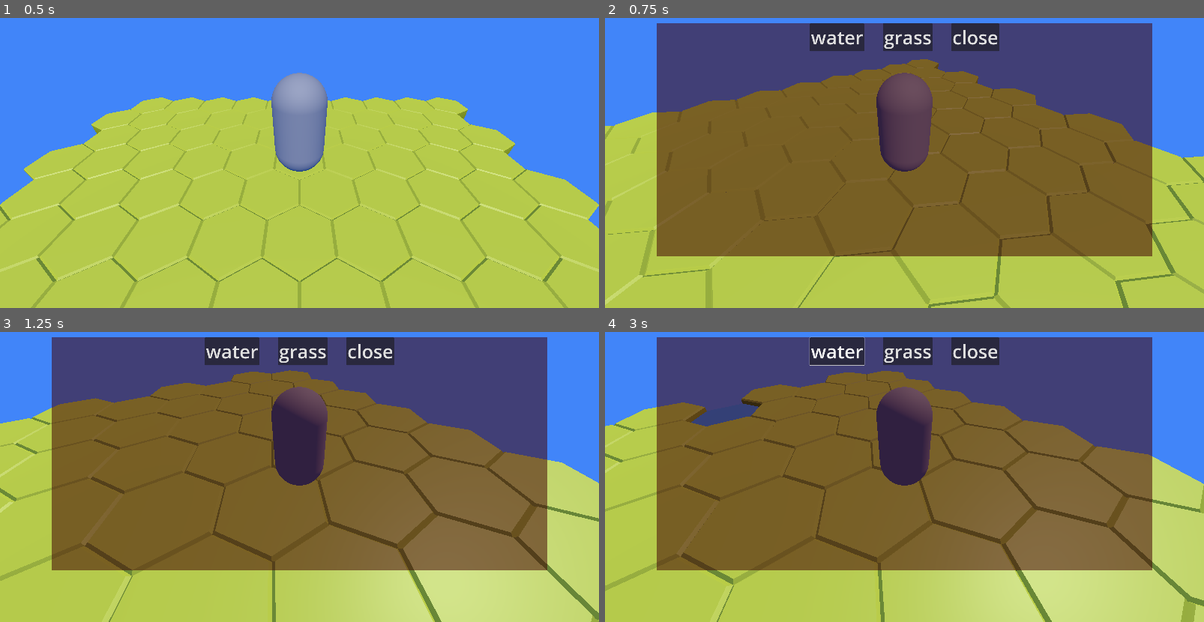
Above: before the commit, frames 1-4 (two rows, left to right).
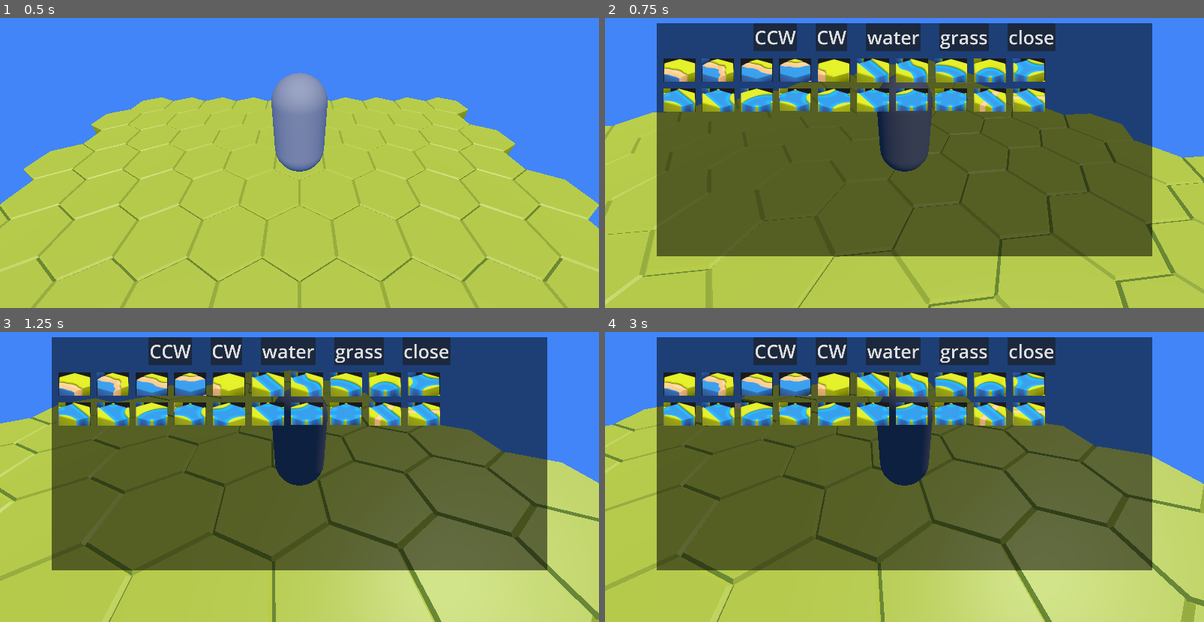
Above: after the commit, the same moments.

Repository: super-goose/hex-terrain
Game: Godot game, scene res://main.tscn
Same seed, same stepped clock (60 frames per second), same inputs: the game is played once before the commit and once after it.
Inputs (mouse positions are in pixels of both pictures, inside the frame that each line leads up to):
- Up to frame 1 (0.5 s): no input
- Up to frame 2 (0.75 s): tap Enter (ui_accept) at 0.5 s; move the mouse to (1036, 122) at 0.52 s; hold Right (ui_right) from 0.53 s (still down); click (1036, 122) at 0.67 s
- Up to frame 3 (1.25 s): keep holding Right (ui_right); tap Enter (ui_accept) at 0.77 s
- Up to frame 4 (3 s): release Right (ui_right) at 1.25 s; click (772, 352) at 1.25 s, where only the run after the commit has a clickable "CCW"; click (832, 352) at 2 s, where only the run after the commit has a clickable "CW"; click (676, 384) at 2.77 s

Frame 1 is identical in both runs. In frame 2, 65% of the frame differs, in the area x 8-92%, y 1-83%; in frame 3, 65%; in frame 4, 65%.

Commit message:
basic level editing

Diff:
--- a/menu.gd
+++ b/menu.gd
@@ -27,3 +27,104 @@
 
 func _on_close_button_pressed():
 	hide_tile_menu()
+
+
+func _on_coast_a_button_pressed():
+	if current_node:
+		current_node.set_type('coast_a')
+
+
+
+func _on_coast_b_button_pressed():
+	if current_node:
+		current_node.set_type('coast_b')
+
+
+
+func _on_coast_c_button_pressed():
+	if current_node:
+		current_node.set_type('coast_c')
+
+
+
+func _on_coast_d_button_pressed():
+	if current_node:
+		current_node.set_type('coast_d')
+
+
+
+func _on_coast_e_button_pressed():
+	if current_node:
+		current_node.set_type('coast_e')
+
+
+
+func _on_river_a_button_pressed():
+	if current_node:
+		current_node.set_type('river_a')
+
+func _on_river_a_curvy_button_pressed():
+	if current_node:
+		current_node.set_type('river_a_curvy')
+
+func _on_river_b_button_pressed():
+	if current_node:
+		current_node.set_type('river_b')
+
+func _on_river_c_button_pressed():
+	if current_node:
+		current_node.set_type('river_c')
+
+func _on_river_d_button_pressed():
+	if current_node:
+		current_node.set_type('river_d')
+
+func _on_river_e_button_pressed():
+	if current_node:
+		current_node.set_type('river_e')
+
+func _on_river_f_button_pressed():
+	if current_node:
+		current_node.set_type('river_f')
+
+func _on_river_g_button_pressed():
+	if current_node:
+		current_node.set_type('river_g')
+
+func _on_river_h_button_pressed():
+	if current_node:
+		current_node.set_type('river_h')
+
+func _on_river_i_button_pressed():
+	if current_node:
+		current_node.set_type('river_i')
+
+func _on_river_j_button_pressed():
+	if current_node:
+		current_node.set_type('river_j')
+
+func _on_river_k_button_pressed():
+	if current_node:
+		current_node.set_type('river_k')
+
+func _on_river_l_button_pressed():
+	if current_node:
+		current_node.set_type('river_l')
+
+func _on_river_crossing_a_button_pressed():
+	if current_node:
+		current_node.set_type('river_crossing_a')
+
+func _on_river_crossing_b_button_pressed():
+	if current_node:
+		current_node.set_type('river_crossing_b')
+
+
+func _on_ccw_button_pressed():
+	if current_node:
+		current_node.rotate_tile('ccw')
+
+
+func _on_cw_button_pressed():
+	if current_node:
+		current_node.rotate_tile('cw')
--- a/menu.tscn
+++ b/menu.tscn
@@ -1,6 +1,26 @@
-[gd_scene load_steps=2 format=3 uid="uid://bfrkmjolspayk"]
+[gd_scene load_steps=22 format=3 uid="uid://bfrkmjolspayk"]
 
 [ext_resource type="Script" path="res://menu.gd" id="1_pntae"]
+[ext_resource type="Texture2D" uid="uid://cvnlm07msts85" path="res://assets/images/tile-coast-a.png" id="2_kbh7b"]
+[ext_resource type="Texture2D" uid="uid://bsm8pdugjjmwf" path="res://assets/images/tile-coast-b.png" id="3_852xo"]
+[ext_resource type="Texture2D" uid="uid://bvt5ngfmrttg4" path="res://assets/images/tile-coast-c.png" id="4_7x47c"]
+[ext_resource type="Texture2D" uid="uid://6bkm6pfiwl34" path="res://assets/images/tile-coast-d.png" id="5_3eldx"]
+[ext_resource type="Texture2D" uid="uid://cyeu4ahhbq0gk" path="res://assets/images/tile-coast-e.png" id="6_eh88e"]
+[ext_resource type="Texture2D" uid="uid://cli1bvkpfqjil" path="res://assets/images/tile-river-a.png" id="7_7sa0s"]
+[ext_resource type="Texture2D" uid="uid://cudx4dq4f3ogk" path="res://assets/images/tile-river-a-curvy.png" id="8_5861s"]
+[ext_resource type="Texture2D" uid="uid://bpoe2addmp3jv" path="res://assets/images/tile-river-b.png" id="9_ksrqa"]
+[ext_resource type="Texture2D" uid="uid://cjhil0b04ti3k" path="res://assets/images/tile-river-c.png" id="10_4xaqo"]
+[ext_resource type="Texture2D" uid="uid://kvpbh8qk03sk" path="res://assets/images/tile-river-d.png" id="11_kw3yv"]
+[ext_resource type="Texture2D" uid="uid://cae2aidnrgyrr" path="res://assets/images/tile-river-e.png" id="12_4wecp"]
+[ext_resource type="Texture2D" uid="uid://cs1wsos20m7o6" path="res://assets/images/tile-river-f.png" id="13_oeimf"]
+[ext_resource type="Texture2D" uid="uid://c712g7wcjicsk" path="res://assets/images/tile-river-g.png" id="14_acvog"]
+[ext_resource type="Texture2D" uid="uid://bpvwir3t8yyxb" path="res://assets/images/tile-river-h.png" id="15_50634"]
+[ext_resource type="Texture2D" uid="uid://c6fvsvua3up7l" path="res://assets/images/tile-river-i.png" id="16_0ofn5"]
+[ext_resource type="Texture2D" uid="uid://ba7oph78ol5bo" path="res://assets/images/tile-river-j.png" id="17_n810f"]
+[ext_resource type="Texture2D" uid="uid://n5kqlqtr7tey" path="res://assets/images/tile-river-k.png" id="18_ewp7a"]
+[ext_resource type="Texture2D" uid="uid://dxj76a2652if" path="res://assets/images/tile-river-l.png" id="19_x8sg1"]
+[ext_resource type="Texture2D" uid="uid://bu3xgwt7oydh1" path="res://assets/images/tile-river-crossing-a.png" id="20_d6ti7"]
+[ext_resource type="Texture2D" uid="uid://qa6t7iq1vdou" path="res://assets/images/tile-river-crossing-b.png" id="21_881wi"]
 
 [node name="Menu" type="Control"]
 layout_mode = 3
@@ -25,7 +45,7 @@
 
 [node name="ColorRect" type="ColorRect" parent="MarginContainer"]
 layout_mode = 2
-color = Color(0.25176, 0, 0.0069823, 0.529412)
+color = Color(0, 0, 0, 0.529412)
 
 [node name="VBoxContainer" type="VBoxContainer" parent="MarginContainer"]
 layout_mode = 2
@@ -36,6 +56,16 @@
 size_flags_vertical = 0
 theme_override_constants/separation = 72
 
+[node name="CCWButton" type="Button" parent="MarginContainer/VBoxContainer/HBoxContainer"]
+layout_mode = 2
+theme_override_font_sizes/font_size = 72
+text = "CCW"
+
+[node name="CWButton" type="Button" parent="MarginContainer/VBoxContainer/HBoxContainer"]
+layout_mode = 2
+theme_override_font_sizes/font_size = 72
+text = "CW"
+
 [node name="WaterButton" type="Button" parent="MarginContainer/VBoxContainer/HBoxContainer"]
 layout_mode = 2
 theme_override_font_sizes/font_size = 72
@@ -53,9 +83,121 @@
 text = "close
 "
 
-[node name="GridContainer" type="GridContainer" parent="MarginContainer/VBoxContainer"]
-layout_mode = 2
-
+[node name="MarginContainer" type="MarginContainer" parent="MarginContainer/VBoxContainer"]
+layout_mode = 2
+theme_override_constants/margin_left = 24
+theme_override_constants/margin_top = 24
+theme_override_constants/margin_right = 24
+theme_override_constants/margin_bottom = 24
+
+[node name="GridContainer" type="GridContainer" parent="MarginContainer/VBoxContainer/MarginContainer"]
+layout_mode = 2
+theme_override_constants/h_separation = 24
+theme_override_constants/v_separation = 24
+columns = 10
+
+[node name="CoastAButton" type="TextureButton" parent="MarginContainer/VBoxContainer/MarginContainer/GridContainer"]
+layout_mode = 2
+texture_normal = ExtResource("2_kbh7b")
+
+[node name="CoastBButton" type="TextureButton" parent="MarginContainer/VBoxContainer/MarginContainer/GridContainer"]
+layout_mode = 2
+texture_normal = ExtResource("3_852xo")
+
+[node name="CoastCButton" type="TextureButton" parent="MarginContainer/VBoxContainer/MarginContainer/GridContainer"]
+layout_mode = 2
+texture_normal = ExtResource("4_7x47c")
+
+[node name="CoastDButton" type="TextureButton" parent="MarginContainer/VBoxContainer/MarginContainer/GridContainer"]
+layout_mode = 2
+texture_normal = ExtResource("5_3eldx")
+
+[node name="CoastEButton" type="TextureButton" parent="MarginContainer/VBoxContainer/MarginContainer/GridContainer"]
+layout_mode = 2
+texture_normal = ExtResource("6_eh88e")
+
+[node name="RiverAButton" type="TextureButton" parent="MarginContainer/VBoxContainer/MarginContainer/GridContainer"]
+layout_mode = 2
+texture_normal = ExtResource("7_7sa0s")
+
+[node name="RiverACurvyButton" type="TextureButton" parent="MarginContainer/VBoxContainer/MarginContainer/GridContainer"]
+layout_mode = 2
+texture_normal = ExtResource("8_5861s")
+
+[node name="RiverBButton" type="TextureButton" parent="MarginContainer/VBoxContainer/MarginContainer/GridContainer"]
+layout_mode = 2
+texture_normal = ExtResource("9_ksrqa")
+
+[node name="RiverCButton" type="TextureButton" parent="MarginContainer/VBoxContainer/MarginContainer/GridContainer"]
+layout_mode = 2
+texture_normal = ExtResource("10_4xaqo")
+
+[node name="RiverDButton" type="TextureButton" parent="MarginContainer/VBoxContainer/MarginContainer/GridContainer"]
+layout_mode = 2
+texture_normal = ExtResource("11_kw3yv")
+
+[node name="RiverEButton" type="TextureButton" parent="MarginContainer/VBoxContainer/MarginContainer/GridContainer"]
+layout_mode = 2
+texture_normal = ExtResource("12_4wecp")
+
+[node name="RiverFButton" type="TextureButton" parent="MarginContainer/VBoxContainer/MarginContainer/GridContainer"]
+layout_mode = 2
+texture_normal = ExtResource("13_oeimf")
+
+[node name="RiverGButton" type="TextureButton" parent="MarginContainer/VBoxContainer/MarginContainer/GridContainer"]
+layout_mode = 2
+texture_normal = ExtResource("14_acvog")
+
+[node name="RiverHButton" type="TextureButton" parent="MarginContainer/VBoxContainer/MarginContainer/GridContainer"]
+layout_mode = 2
+texture_normal = ExtResource("15_50634")
+
+[node name="RiverIButton" type="TextureButton" parent="MarginContainer/VBoxContainer/MarginContainer/GridContainer"]
+layout_mode = 2
+texture_normal = ExtResource("16_0ofn5")
+
+[node name="RiverJButton" type="TextureButton" parent="MarginContainer/VBoxContainer/MarginContainer/GridContainer"]
+layout_mode = 2
+texture_normal = ExtResource("17_n810f")
+
+[node name="RiverKButton" type="TextureButton" parent="MarginContainer/VBoxContainer/MarginContainer/GridContainer"]
+layout_mode = 2
+texture_normal = ExtResource("18_ewp7a")
+
+[node name="RiverLButton" type="TextureButton" parent="MarginContainer/VBoxContainer/MarginContainer/GridContainer"]
+layout_mode = 2
+texture_normal = ExtResource("19_x8sg1")
+
+[node name="RiverCrossingAButton" type="TextureButton" parent="MarginContainer/VBoxContainer/MarginContainer/GridContainer"]
+layout_mode = 2
+texture_normal = ExtResource("20_d6ti7")
+
+[node name="RiverCrossingBButton" type="TextureButton" parent="MarginContainer/VBoxContainer/MarginContainer/GridContainer"]
+layout_mode = 2
+texture_normal = ExtResource("21_881wi")
+
+[connection signal="pressed" from="MarginContainer/VBoxContainer/HBoxContainer/CCWButton" to="." method="_on_ccw_button_pressed"]
+[connection signal="pressed" from="MarginContainer/VBoxContainer/HBoxContainer/CWButton" to="." method="_on_cw_button_pressed"]
 [connection signal="pressed" from="MarginContainer/VBoxContainer/HBoxContainer/WaterButton" to="." method="_on_water_button_pressed"]
 [connection signal="pressed" from="MarginContainer/VBoxContainer/HBoxContainer/GrassButton" to="." method="_on_grass_button_pressed"]
 [connection signal="pressed" from="MarginContainer/VBoxContainer/HBoxContainer/CloseButton" to="." method="_on_close_button_pressed"]
+[connection signal="pressed" from="MarginContainer/VBoxContainer/MarginContainer/GridContainer/CoastAButton" to="." method="_on_coast_a_button_pressed"]
+[connection signal="pressed" from="MarginContainer/VBoxContainer/MarginContainer/GridContainer/CoastBButton" to="." method="_on_coast_b_button_pressed"]
+[connection signal="pressed" from="MarginContainer/VBoxContainer/MarginContainer/GridContainer/CoastCButton" to="." method="_on_coast_c_button_pressed"]
+[connection signal="pressed" from="MarginContainer/VBoxContainer/MarginContainer/GridContainer/CoastDButton" to="." method="_on_coast_d_button_pressed"]
+[connection signal="pressed" from="MarginContainer/VBoxContainer/MarginContainer/GridContainer/CoastEButton" to="." method="_on_coast_e_button_pressed"]
+[connection signal="pressed" from="MarginContainer/VBoxContainer/MarginContainer/GridContainer/RiverAButton" to="." method="_on_river_a_button_pressed"]
+[connection signal="pressed" from="MarginContainer/VBoxContainer/MarginContainer/GridContainer/RiverACurvyButton" to="." method="_on_river_a_curvy_button_pressed"]
+[connection signal="pressed" from="MarginContainer/VBoxContainer/MarginContainer/GridContainer/RiverBButton" to="." method="_on_river_b_button_pressed"]
+[connection signal="pressed" from="MarginContainer/VBoxContainer/MarginContainer/GridContainer/RiverCButton" to="." method="_on_river_c_button_pressed"]
+[connection signal="pressed" from="MarginContainer/VBoxContainer/MarginContainer/GridContainer/RiverDButton" to="." method="_on_river_d_button_pressed"]
+[connection signal="pressed" from="MarginContainer/VBoxContainer/MarginContainer/GridContainer/RiverEButton" to="." method="_on_river_e_button_pressed"]
+[connection signal="pressed" from="MarginContainer/VBoxContainer/MarginContainer/GridContainer/RiverFButton" to="." method="_on_river_f_button_pressed"]
+[connection signal="pressed" from="MarginContainer/VBoxContainer/MarginContainer/GridContainer/RiverGButton" to="." method="_on_river_g_button_pressed"]
+[connection signal="pressed" from="MarginContainer/VBoxContainer/MarginContainer/GridContainer/RiverHButton" to="." method="_on_river_h_button_pressed"]
+[connection signal="pressed" from="MarginContainer/VBoxContainer/MarginContainer/GridContainer/RiverIButton" to="." method="_on_river_i_button_pressed"]
+[connection signal="pressed" from="MarginContainer/VBoxContainer/MarginContainer/GridContainer/RiverJButton" to="." method="_on_river_j_button_pressed"]
+[connection signal="pressed" from="MarginContainer/VBoxContainer/MarginContainer/GridContainer/RiverKButton" to="." method="_on_river_k_button_pressed"]
+[connection signal="pressed" from="MarginContainer/VBoxContainer/MarginContainer/GridContainer/RiverLButton" to="." method="_on_river_l_button_pressed"]
+[connection signal="pressed" from="MarginContainer/VBoxContainer/MarginContainer/GridContainer/RiverCrossingAButton" to="." method="_on_river_crossing_a_button_pressed"]
+[connection signal="pressed" from="MarginContainer/VBoxContainer/MarginContainer/GridContainer/RiverCrossingBButton" to="." method="_on_river_crossing_b_button_pressed"]
--- a/project.godot
+++ b/project.godot
@@ -34,4 +34,6 @@
 
 [rendering]
 
+renderer/rendering_method="mobile"
+textures/vram_compression/import_etc2_astc=true
 environment/defaults/default_clear_color=Color(0.25521, 0.521641, 0.975704, 1)
--- a/tile.gd
+++ b/tile.gd
@@ -13,6 +13,21 @@
 var HexCoastD = load("res://assets/land/coast/hex_coast_D.gltf") # water at position 1, 2, 3, 4
 var HexCoastE = load("res://assets/land/coast/hex_coast_E.gltf") # no water, but coast at 3.5
 
+var HexRiverA = load("res://assets/land/rivers/hex_river_A.gltf")
+var HexRiverACurvy = load("res://assets/land/rivers/hex_river_A_curvy.gltf")
+var HexRiverB = load("res://assets/land/rivers/hex_river_B.gltf")
+var HexRiverC = load("res://assets/land/rivers/hex_river_C.gltf")
+var HexRiverD = load("res://assets/land/rivers/hex_river_D.gltf")
+var HexRiverE = load("res://assets/land/rivers/hex_river_E.gltf")
+var HexRiverF = load("res://assets/land/rivers/hex_river_F.gltf")
+var HexRiverG = load("res://assets/land/rivers/hex_river_G.gltf")
+var HexRiverH = load("res://assets/land/rivers/hex_river_H.gltf")
+var HexRiverI = load("res://assets/land/rivers/hex_river_I.gltf")
+var HexRiverJ = load("res://assets/land/rivers/hex_river_J.gltf")
+var HexRiverK = load("res://assets/land/rivers/hex_river_K.gltf")
+var HexRiverL = load("res://assets/land/rivers/hex_river_L.gltf")
+var HexRiverCrossingA = load("res://assets/land/rivers/hex_river_crossing_A.gltf")
+var HexRiverCrossingB = load("res://assets/land/rivers/hex_river_crossing_B.gltf")
 
 func _ready():
 	set_mesh()
@@ -37,6 +52,12 @@
 func set_get_neighbors(callback: Callable):
 	get_neighbors = callback
 
+func rotate_tile(d):
+	if d == 'ccw':
+		rotate_y(PI / 3)
+	elif d == 'cw':
+		rotate_y(-PI / 3)
+
 func set_mesh():
 	for child in $MeshContainer.get_children():
 		$MeshContainer.remove_child(child)
@@ -45,3 +66,41 @@
 			$MeshContainer.add_child(HexGrass.instantiate())
 		'water':
 			$MeshContainer.add_child(HexWater.instantiate())
+		'coast_a':
+			$MeshContainer.add_child(HexCoastA.instantiate())
+		'coast_b':
+			$MeshContainer.add_child(HexCoastB.instantiate())
+		'coast_c':
+			$MeshContainer.add_child(HexCoastC.instantiate())
+		'coast_d':
+			$MeshContainer.add_child(HexCoastD.instantiate())
+		'coast_e':
+			$MeshContainer.add_child(HexCoastD.instantiate())
+		'river_a':
+			$MeshContainer.add_child(HexRiverA.instantiate())
+		'river_a_curvy':
+			$MeshContainer.add_child(HexRiverACurvy.instantiate())
+		'river_b':
+			$MeshContainer.add_child(HexRiverB.instantiate())
+		'river_c':
+			$MeshContainer.add_child(HexRiverC.instantiate())
+		'river_d':
+			$MeshContainer.add_child(HexRiverD.instantiate())
+		'river_e':
+			$MeshContainer.add_child(HexRiverE.instantiate())
+		'river_f':
+			$MeshContainer.add_child(HexRiverF.instantiate())
+		'river_g':
+			$MeshContainer.add_child(HexRiverG.instantiate())
+		'river_h':
+			$MeshContainer.add_child(HexRiverH.instantiate())
+		'river_i':
+			$MeshContainer.add_child(HexRiverI.instantiate())
+		'river_j':
+			$MeshContainer.add_child(HexRiverJ.instantiate())
+		'river_k':
+			$MeshContainer.add_child(HexRiverK.instantiate())
+		'river_l':
+			$MeshContainer.add_child(HexRiverL.instantiate())
+		_:
+			print('not implemented:', type)
Not shown, changed: assets/buildings/blue/hexagons_medieval.png.import
Not shown, changed: assets/buildings/green/hexagons_medieval.png.import
Not shown, changed: assets/buildings/neutral/hexagons_medieval.png.import
Not shown, changed: assets/buildings/red/hexagons_medieval.png.import
Not shown, changed: assets/buildings/yellow/hexagons_medieval.png.import
Not shown, changed: assets/decoration/nature/hexagons_medieval.png.import
Not shown, changed: assets/decoration/props/hexagons_medieval.png.import
Not shown, changed: assets/land/base/hexagons_medieval.png.import
Not shown, changed: assets/land/coast/hexagons_medieval.png.import
Not shown, changed: assets/land/rivers/hexagons_medieval.png.import
Not shown, changed: assets/land/roads/hexagons_medieval.png.import
Not shown, added: export_presets.cfg
